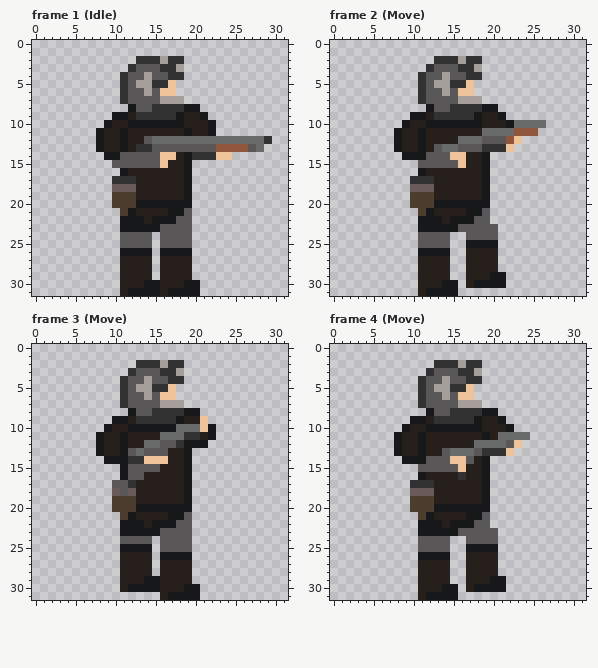
Pixel-art file, stored at src/images/own/Human-Operative.aseprite. The picture above was drawn from the file before the commit.
32x32 pixels, 5 frames. Colours within 5 levels of each other are drawn and written as one. Shown: frame 1 (Idle), frame 2 (Move), frame 3 (Move), frame 4 (Move). The commit also changed other frames, which this record leaves out.
The result:
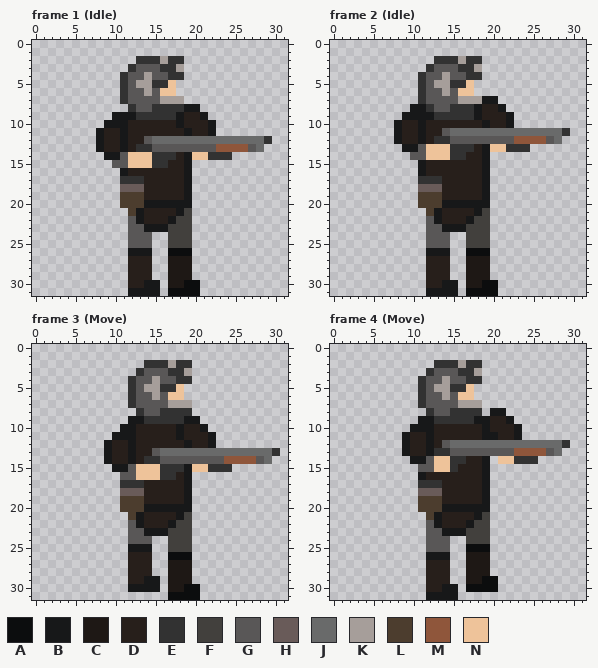
Palette (. is transparent): A #0c0d0e  B #171819  C #1e1815  D #271f1b  E #323232  F #42403d  G #595757  H #695b59  J #696a6a  K #a69e9a  L #4c3d2e  M #8f563b  N #eec39a
Diff:
layer "Left Leg" added
layer "Right Leg" added
layer "Head" added
layer "Left Arm" added
layer "Right Arm" added
layer "Legs" removed
layer "Arms" removed
Changed rows in their new state; - is an unchanged pixel.
Frame 1 (Idle):
first column x 10:
 8 --E-----
 9 --B-----
10 BBDDDDDD
first column x 10:
14 --NNNEEE--NN-EE
15 --NNNEE--------
17 .--E-----------
18 .--H-----------
19 .--L-----------
20 .--L-----------
21 -.LB---D-F-----
22 -.G--DD-FF-----
23 -.GG--BFFF-----
24 -.----.FFF-----
25 -.----.FFF-----
26 -.----.AAA-----
27 -.----.CCC-----
28 -.----.CCC-----
29 -.----.CCC-----
30 -.----.CCAA----
31 -.----.AAAA----
Frame 2 (Idle):
first column x 8:
 7 -----------BB---------
 8 --BBE-----BDDB--------
 9 -B--B--------DB-------
10 BD-BDDDDDDDB---....---
11 ------GJJJJ----JJJJJJE
12 -----EEGGGG---GMMMMGJ-
13 .BBGNNNEEEDBNNEEE-----
14 -.GGNNNEE-------------
15 ---BDDDDD-------------
17 --.--E----------------
18 --.--H----------------
19 --.--L----------------
20 --.--L----------------
21 ---.LB---D-F----------
22 ---.G--DD-FF----------
23 ---.GG--BFFF.---------
24 ---.-----FFF.---------
25 ---.-----FFF.---------
26 ---.-----AAA.---------
27 ---.-----CCC.---------
28 ---.-----CCC.---------
29 ---.-----CCC..--------
30 ---.-----CCAA.--------
31 ---.-----AAAA---------
Frame 3 (Move):
first column x 8:
 2 -----.--EK-E-----------
 3 ----.E--G-EK-----------
 4 ---.E-GK-G-E-----------
 5 ---.EG-K-EN------------
 6 ---.E-GKG-N------------
 7 ---.E---G--K-----------
 8 ----.E-G---E.----------
 9 --..BB----EBB.---------
10 -..B-DDDDDBDDB.--------
11 ..B-B---DDBDD----------
12 .B-DB-DDDDD-DDB--------
13 .B-DBDD-JJJJJJJJJJJJJJE
14 --DDBDEEGGGGGGGGMMMMGJ-
15 --B--NNNEEE-NNEEE------
16 ---G-NNNEE-------------
17 --.E-E-----------------
18 --.H-H-----------------
19 --.--L-----------------
20 --.--L-----------------
21 ---.LB---D-F-----------
22 ---.G--DD-FF-----------
23 ---.GG--BFFF-----------
24 ---.----.FFF-----------
25 ---.----.FFF-----------
26 ---.----.AAA-----------
27 ---.----.CCC-----------
28 ---.----.CCC-----------
29 ---.----.CCC-----------
30 ---.----.CCAA----------
31 --------.AAAA----------
Frame 4 (Move):
first column x 8:
 8 ----E------.-B--------
 9 --.-B------B-DB-------
10 -.BB-DDDDDDB--DB------
11 .B-DB-------BDDB.-----
12 .B-DB-GJJJ----JJJJJJJE
13 .B-DBEEGGG-GGGGMMMMGJ-
14 -.---NNEED---NNEEE----
15 -----NNED-------------
16 --------D-------------
17 --.--E----------------
18 --.--H----------------
19 --.--L----------------
20 --.--L----------------
21 ---.LB---D-F----------
22 ---.G--DD-FF----------
23 ---.GG--BFFF.---------
24 ---.-----FFF.---------
25 ---.-----AAA.---------
26 ---.-----CCC.---------
27 ---.-----CCC.---------
28 ---.-----CCC.---------
29 ---.-----CCAA.--------
30 ---.-----AAAA.--------
31 ---.------------------
Where, in picture pixels (left, top, right, bottom), the same in both pictures:
changed: (112, 104, 232, 296)
changed: (394, 96, 570, 296)
changed: (96, 360, 280, 600)
changed: (394, 408, 570, 600)
